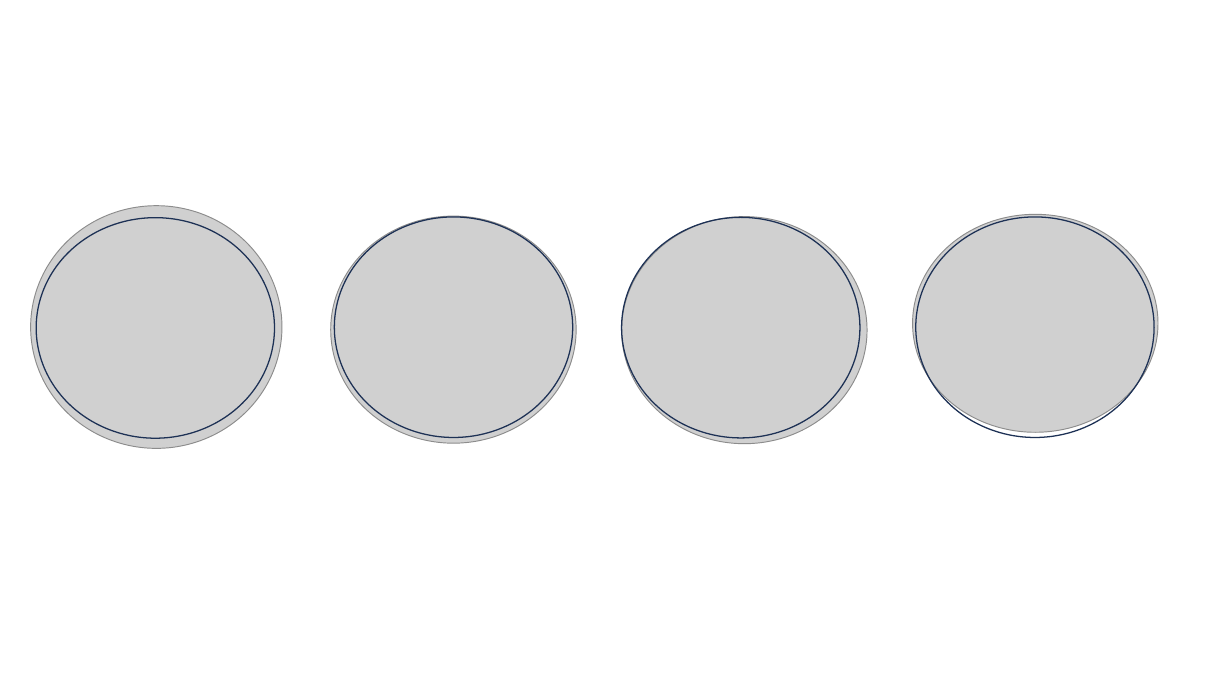
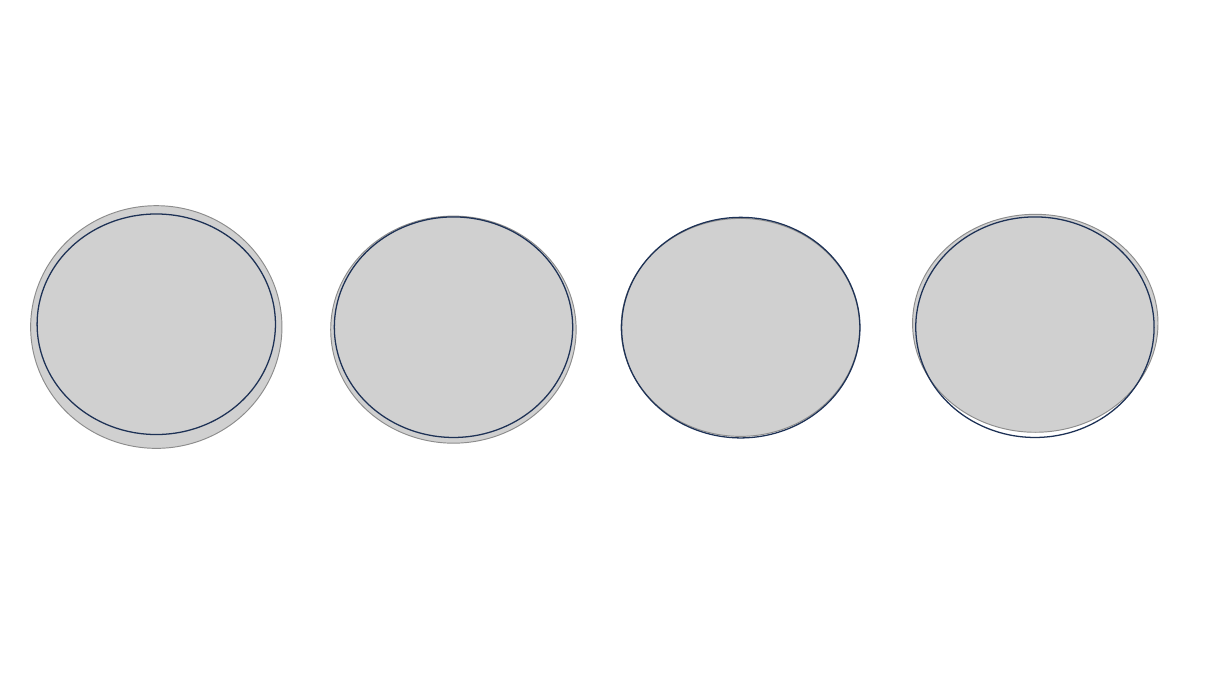
Before and after one commit to le-huynh/lehuynh.rbind.io, a slide deck: slide 2 of content/top/viz_gallery.pptx. Drawn at 1232x693 pixels with LibreOffice and Linux fonts; fonts in the diff are those of the drawing; grey boxes stand for pictures. Boxes give left, top, right and bottom in pixels: in the first picture for what was removed or moved away, otherwise in the second. Text is boxed around its words. In the diff, an @@ line names an element or a change of style, - is before the commit and + after.

```diff
--- a/content/top/viz_gallery.pptx
+++ b/content/top/viz_gallery.pptx
@@ ellipse: place and size @@
-ellipse at <box>36,218,274,439</box>
+ellipse at <box>37,214,275,435</box>
@@ picture: place and size @@
-picture at <box>622,216,868,444</box>
+picture at <box>621,218,860,436</box>
```
Also in this commit, not shown: 28 other files.
